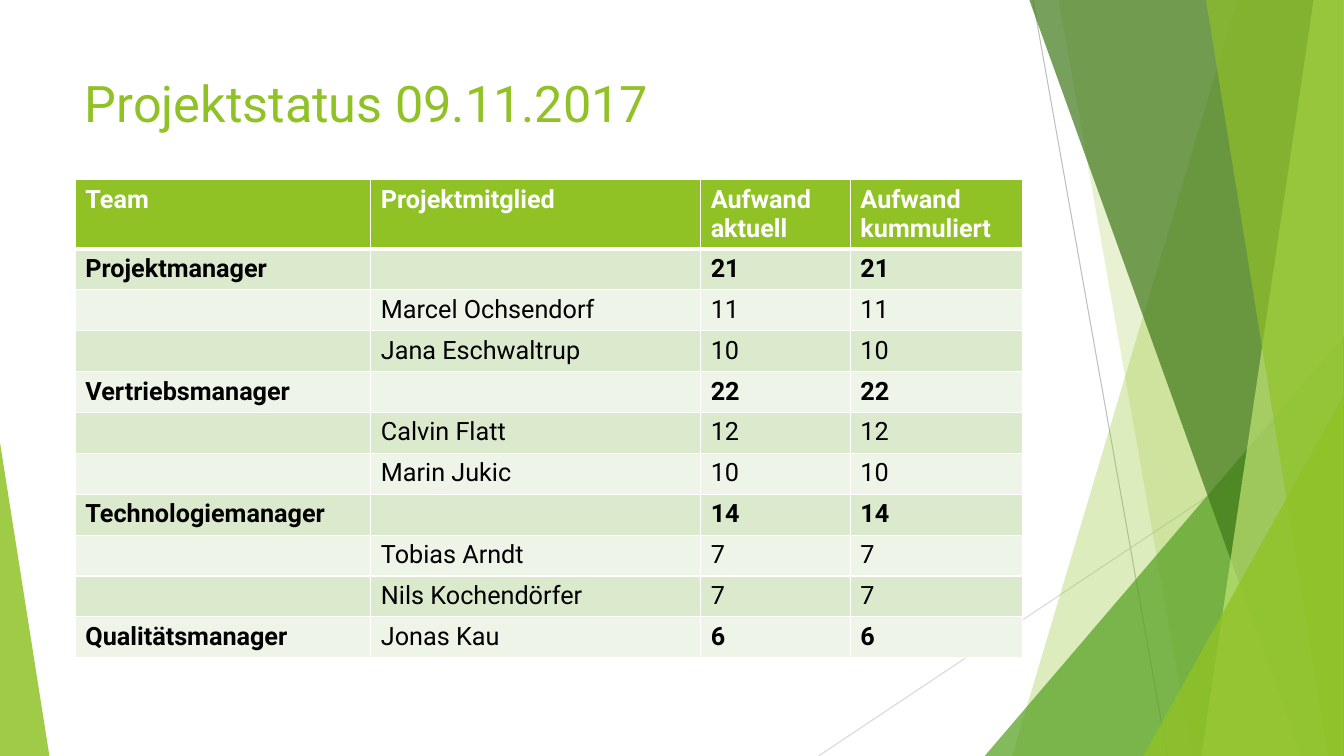
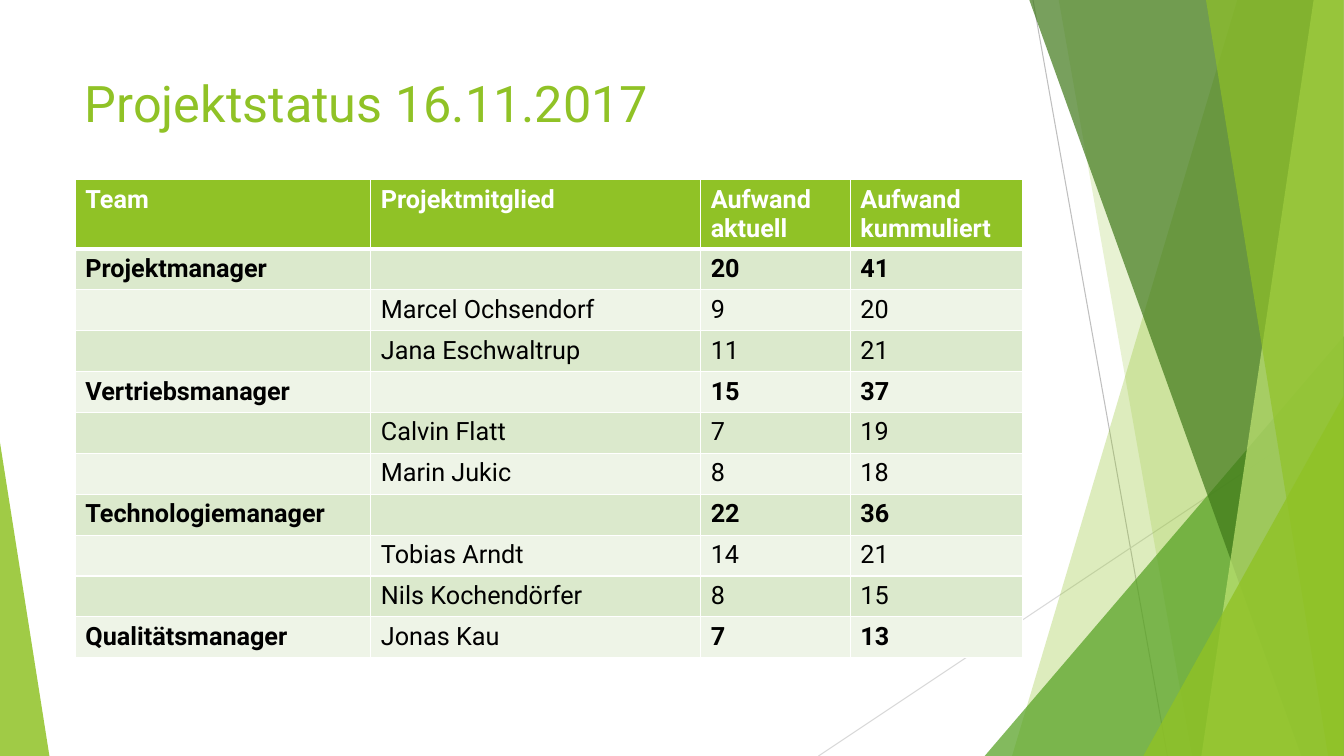
Before and after one commit to RBEGamer/Rent-a-Drahtesel, a slide deck: slide 6 of documentation/Projektstatusmeeting.pptx (slide 4 before the commit). Drawn at 1344x756 pixels with LibreOffice and Linux fonts; fonts in the diff are those of the drawing. Boxes give left, top, right and bottom in pixels: in the first picture for what was removed or moved away, otherwise in the second. Text is boxed around its words. In the diff, an @@ line names an element or a change of style, - is before the commit and + after.

```diff
--- a/documentation/Projektstatusmeeting.pptx
+++ b/documentation/Projektstatusmeeting.pptx
@@ title at (x1=85, y1=84, x2=648, y2=133): text changed @@
-Projektstatus 09.11.2017
+Projektstatus 16.11.2017
@@ table at (x1=76, y1=179, x2=1022, y2=659) @@
-row 2, column 3: 21
+row 2, column 3: 20
-row 2, column 4: 21
+row 2, column 4: 41
-row 3, column 3: 11
+row 3, column 3: 9
-row 3, column 4: 11
+row 3, column 4: 20
-row 4, column 3: 10
+row 4, column 3: 11
-row 4, column 4: 10
+row 4, column 4: 21
-row 5, column 3: 22
+row 5, column 3: 15
-row 5, column 4: 22
+row 5, column 4: 37
-row 6, column 3: 12
+row 6, column 3: 7
-row 6, column 4: 12
+row 6, column 4: 19
-row 7, column 3: 10
+row 7, column 3: 8
-row 7, column 4: 10
+row 7, column 4: 18
-row 8, column 3: 14
+row 8, column 3: 22
-row 8, column 4: 14
+row 8, column 4: 36
-row 9, column 3: 7
+row 9, column 3: 14
-row 9, column 4: 7
+row 9, column 4: 21
-row 10, column 3: 7
+row 10, column 3: 8
-row 10, column 4: 7
+row 10, column 4: 15
-row 11, column 3: 6
+row 11, column 3: 7
-row 11, column 4: 6
+row 11, column 4: 13
```
Also in this commit, not shown: 3 other slides changed, 2 slides added, 1 other file.
